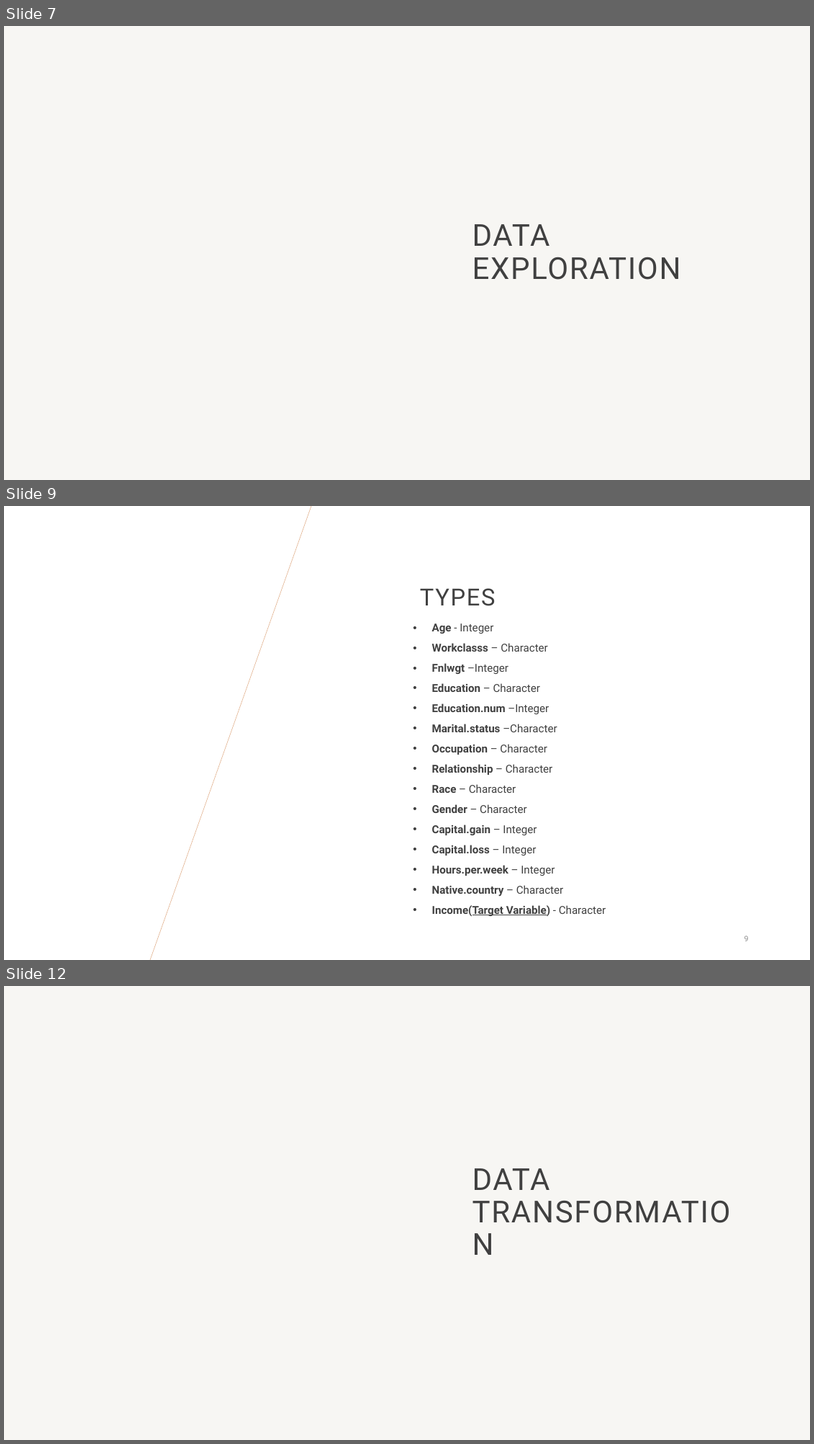
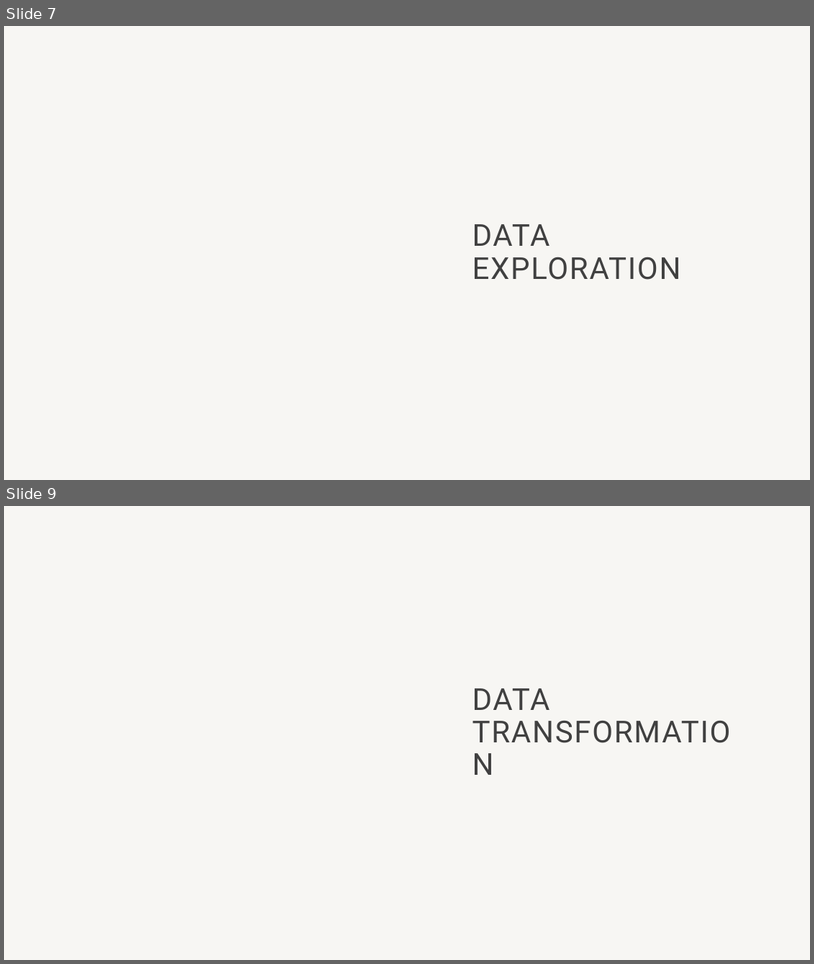
Before and after one commit to Hetansh-patel/Income-Prediction-With-R, a slide deck: R Project.pptx. Shown one above the other, each under a label of ours: slides 7, 9 and 12 before the commit, slides 7 and 9 after it; the slides between them are not shown. The pictures are 814x1444 and 814x964 pixels, drawn with LibreOffice and Linux fonts; fonts in the diff are those of the drawing; background and template pictures are left out. Boxes give left, top, right and bottom in pixels: in the first picture for what was removed or moved away, otherwise in the second. Text is boxed around its words. In the diff, an @@ line names an element or a change of style, - is before the commit and + after.

```diff
--- a/R Project.pptx
+++ b/R Project.pptx
@@ slide 9 removed at <box>4,506,810,960</box>, background #FFFFFF @@
@@ line removed from (150, 960) to (311, 506) @@
@@ title removed at <box>420,588,496,606</box> @@
-TYPES
@@ text removed at <box>432,623,606,916</box> @@
-• Age - Integer
-• Workclasss – Character
-• Fnlwgt –Integer
-• Education – Character
-• Education.num –Integer
-• Marital.status –Character
-• Occupation – Character
-• Relationship – Character
-• Race – Character
-• Gender – Character
-• Capital.gain – Integer
-• Capital.loss – Integer
-• Hours.per.week – Integer
-• Native.country – Character
-• Income(Target Variable) - Character
@@ page number removed at <box>745,935,749,941</box> @@
-9
@@ what was slide 12 is now slide 9 @@
```
Also in this commit, not shown: 9 slides changed, 11 slides added, 12 other slides removed.
